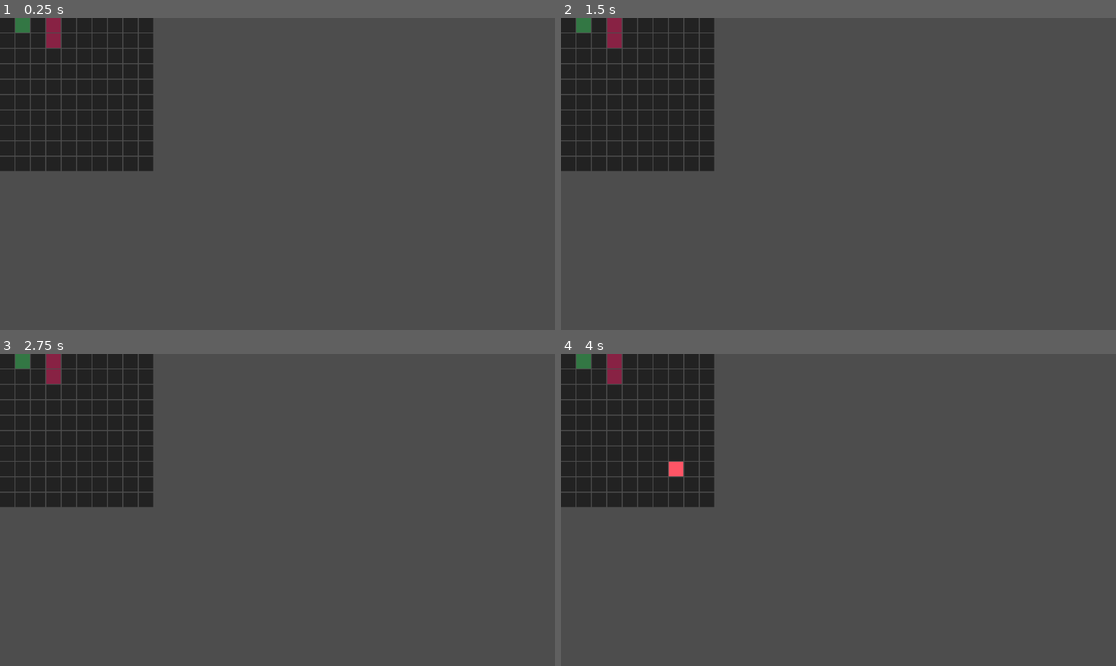
Above: before the commit, frames 1-4 (two rows, left to right).
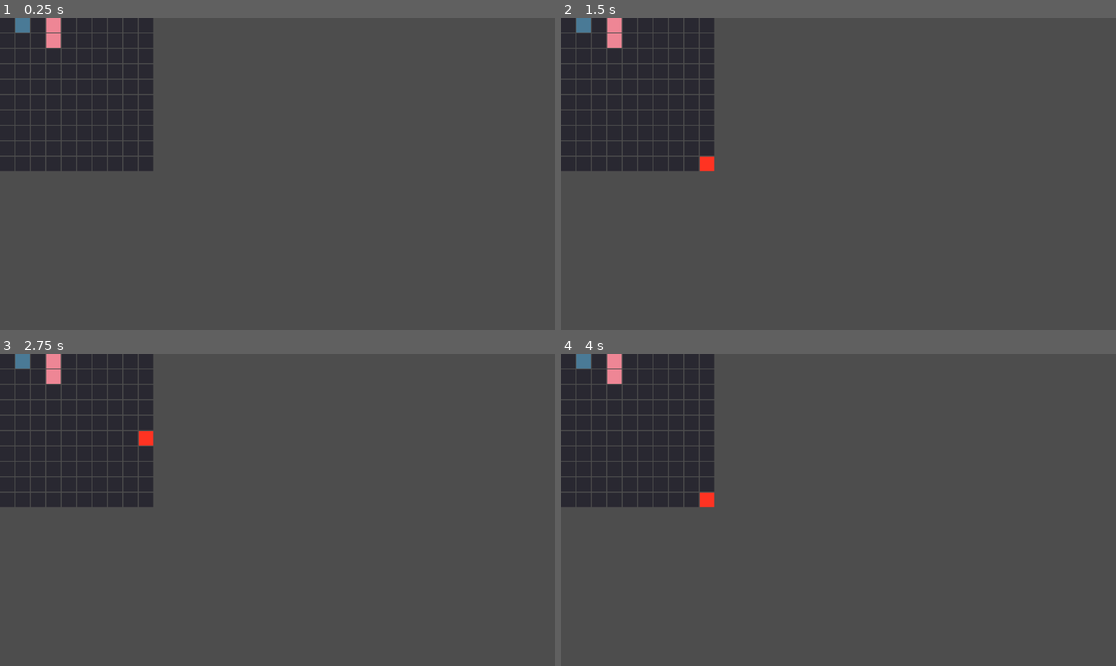
Above: after the commit, the same moments.

Repository: nagymathev/gridsystem
Game: Godot game, scene res://scenes/inventory.tscn
The game is run twice, just before and just after one commit, with the same random seed, the same clock (stepped at 60 frames per second) and the same inputs.
Inputs (mouse positions are in pixels of both pictures, inside the frame that each line leads up to):
- Up to frame 1 (0.25 s): no input
- Up to frame 2 (1.5 s): tap Enter at 0.5 s; move the mouse to (960, 158) at 0.52 s; click (960, 158) at 0.67 s; tap Space at 1.25 s; drag from (727, 189) to (810, 236) at 1.27 s
- Up to frame 3 (2.75 s): tap Enter at 2 s; move the mouse to (333, 441) at 2.02 s; click (333, 441) at 2.17 s
- Up to frame 4 (4 s): tap Space at 2.75 s; drag from (810, 572) to (672, 463) at 2.77 s; tap Enter at 3.5 s; move the mouse to (1005, 556) at 3.52 s; click (1005, 556) at 3.67 s

The runs differ from the first frame. In frame 1, 0.4% of the frame differs, in the area x 2-12%, y 0-10%; in frame 2, 0.5%; in frame 3, 0.5%; in frame 4, 0.6%, in the area x 2-28%, y 0-50%.

Commit message:
item returns to original location when attempting to perform illegal moves.

Diff:
--- a/scripts/inventory.gd
+++ b/scripts/inventory.gd
@@ -1,8 +1,8 @@
 extends Control
 class_name Inventory
 
-@export var background_color: Color = Color("#222f")
-@export var item_color: Color = Color("#999f")
+@export var background_color: Color = Color("#292831")
+@export var item_color: Color = Color("#fbbbad")
 
 @export var items: Array[Item] ## Stores pointers to the items themselves.
 @export var grid: Array[int] ## Stores IDs of the items. Can be used to find the actual Item.
@@ -46,11 +46,11 @@
 
 	var item1 := Item.new(1, "something", [Vector2(0, 0)])
 	item1.index = 1
-	item1.item_color = Color("#374f")
+	item1.item_color = Color("#4a7a96")
 	append_item(item1)
 	var item2 := Item.new(2, "else", [Vector2(0, 0), Vector2(0, 1)])
 	item2.index = 3
-	item2.item_color = Color("#824f")
+	item2.item_color = Color("#ee8695")
 	append_item(item2)
 
 	update_cells()
@@ -71,7 +71,7 @@
 					previous_cell.color = previous_color
 				previous_cell = grid_rects[grid_index]
 				previous_color = grid_rects[grid_index].color
-			grid_rects[grid_index].color = Color("#f56f")
+			grid_rects[grid_index].color = Color("#f32f")
 
 	if event is InputEventMouseButton:
 		if (event as InputEventMouseButton).button_index == MouseButton.MOUSE_BUTTON_LEFT and (event as InputEventMouseButton).pressed == true:
@@ -83,19 +83,24 @@
 	var remove_at: int = -1
 	for i in items.size():
 		for cell in items[i].item_cells:
-			if (translate_relative_cell_to_index(items[i].index, cell) == idx):
+			if (vector_to_index_relative(items[i].index, cell) == idx):
 				remove_at = i
 				break
 
 	if remove_at < 0:
 		return
 
-	dragged_item = items.pop_at(remove_at)
-
-	for cell in dragged_item.item_cells:
-		grid[dragged_item.index + vector_to_index(cell)] = 0
-
-	previous_color = background_color
+	# Not removing it anymore.
+	# dragged_item = items.pop_at(remove_at)
+	dragged_item = items[remove_at]
+
+	# for cell in dragged_item.item_cells:
+	# 	grid[dragged_item.index + vector_to_index(cell)] = 0
+
+	for cell in dragged_item.item_cells:
+		grid_rects[vector_to_index_relative(dragged_item.index, cell)].self_modulate = dragged_item.item_color.darkened(0.2)
+
+	previous_color = dragged_item.item_color
 	update_cells()
 
 	# For rendering the picked up item.
@@ -110,23 +115,43 @@
 		return
 
 	for cell in dragged_item.item_cells:
-		if translate_relative_cell_to_index(idx, cell) > grid.size() or grid[translate_relative_cell_to_index(idx, cell)] > 0:
+		var cell_pos := vector_to_index_relative(idx, cell)
+		if  cell_pos > grid.size() or grid[cell_pos] > 0:
+			# This is when we need to return the item to its original location.
+			original_color(dragged_item)
+			for rect in dragged_item_render:
+				remove_child(rect)
+				rect.queue_free()
+			dragged_item_render.clear()
+			dragged_item = null
 			return # There's something where we're trying to place the item
 
-	for cell in dragged_item.item_cells:
-		grid[translate_relative_cell_to_index(idx, cell)] = dragged_item.item_id
+	original_color(dragged_item)
+
+	# Beyond this point we're certain that we can place the item.
+	for cell in dragged_item.item_cells:
+		grid[dragged_item.index + vector_to_index(cell)] = 0
+		grid[vector_to_index_relative(idx, cell)] = dragged_item.item_id
 
 	dragged_item.index = idx # I have no idea at this point why I'm have this variable
-	items.append(dragged_item)
+	# items.append(dragged_item)
+
+
+
 	previous_color = dragged_item.item_color
 
 	dragged_item = null
 	update_cells()
 
+	# Removing the dragged item rendering.
 	for rect in dragged_item_render:
 		remove_child(rect)
 		rect.queue_free()
 	dragged_item_render.clear()
+
+func original_color(_item: Item) -> void:
+	for cell in _item.item_cells:
+		grid_rects[vector_to_index_relative(_item.index, cell)].self_modulate = Color(1, 1, 1, 1)
 
 func create_rect(pos: Vector2 = Vector2.ZERO, color: Color = background_color) -> ColorRect:
 	var crect := ColorRect.new()
@@ -152,11 +177,16 @@
 
 ## Converts pixels to grid positions.
 func screen_space_pixel_to_grid_position(pos: Vector2) -> Vector2:
-	return Vector2(floor(pos.x / (cell_size + cell_gap_size)), floor(pos.y / (cell_size + cell_gap_size)))
+	var grid_pos := Vector2(
+		clamp(floor(pos.x / (cell_size + cell_gap_size)), 0, grid_size.x - 1),
+		clamp(floor(pos.y / (cell_size + cell_gap_size)), 0, grid_size.y - 1)
+	)
+	# print("[DEBUG]: (SS: ", pos, ") -> (GP: ", grid_pos, ")")
+	return grid_pos
 
 ## Transforms index + relative vector into index
-func translate_relative_cell_to_index(cell_index: int, current_cell: Vector2i) -> int:
-	return cell_index + current_cell.x + (grid_size.x * current_cell.y)
+func vector_to_index_relative(cell_index: int, current_cell: Vector2i) -> int:
+	return cell_index + vector_to_index(current_cell)
 
 ## Converts cell indexes to grid space vector positions.
 func index_to_vector(index: int) -> Vector2:
@@ -164,7 +194,9 @@
 
 ## Converts grid space vector positions to cell indexes.
 func vector_to_index(pos: Vector2) -> int:
-	return pos.x + (grid_size.x * pos.y)
+	var idx := pos.x + (grid_size.x * pos.y)
+	# print("[DEBUG]: (VEC: ", pos, ") -> (IDX: ", idx, ")")
+	return idx
 
 func update_cells() -> void:
 	for i in grid.size():
@@ -177,6 +209,6 @@
 
 func append_item(item: Item) -> void:
 	for cell in item.item_cells:
-		grid[translate_relative_cell_to_index(item.index, cell)] = item.item_id
+		grid[vector_to_index_relative(item.index, cell)] = item.item_id
 		update_cells()
 	items.append(item)
--- a/scripts/item.gd
+++ b/scripts/item.gd
@@ -7,7 +7,12 @@
 @export var index: int ## Index of the first cell of the item on the inventory grid.
 @export var item_name: String
 @export var item_image: Texture2D
-@export var item_color: Color
+@export var item_color: Color:
+	set(value):
+		item_color = value
+		item_color_busy = item_color.darkened(0.4)
+
+@export var item_color_busy: Color
 @export var item_cells: Array[Vector2]
 
 func _init(id: int = 0, name: String = "default", cells: Array[Vector2] = [Vector2(0,0)]) -> void:
Not shown, changed: README.md
